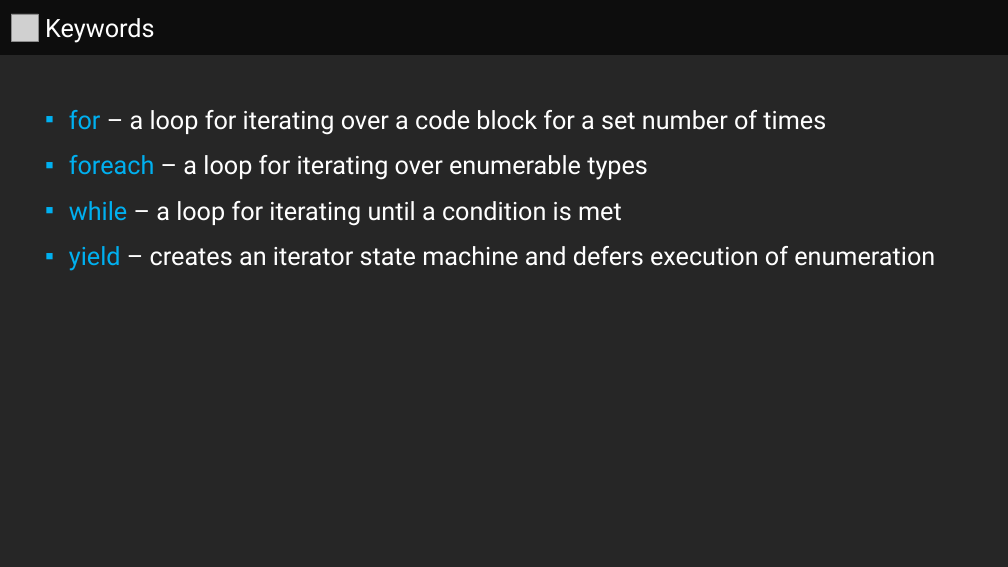
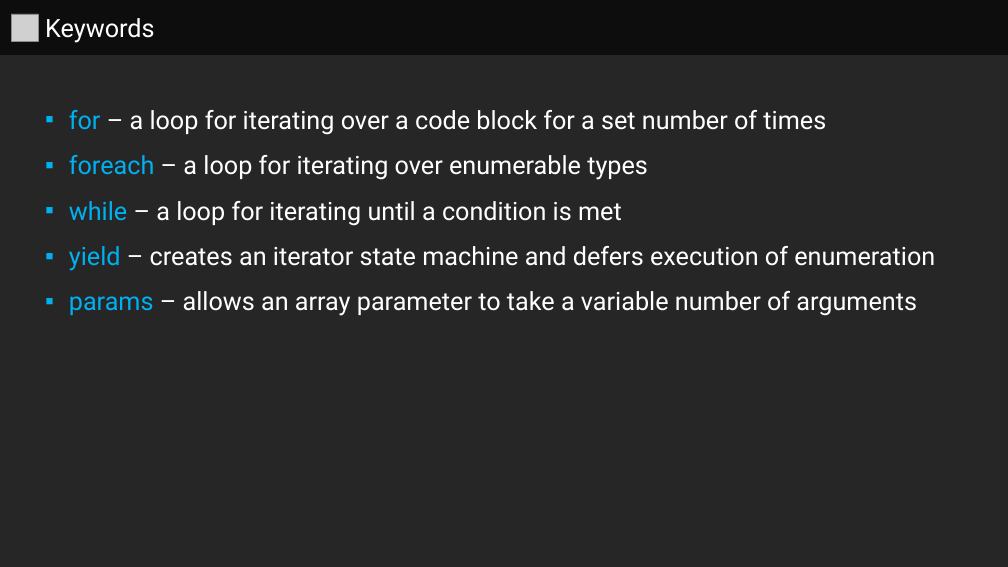
Before and after one commit to series0ne/DotNetFundamentalsWithCSharp, a slide deck: slide 16 of Lesson 5/Lesson 5.pptx (slide 15 before the commit). Drawn at 1008x567 pixels with LibreOffice and Linux fonts; fonts in the diff are those of the drawing; grey boxes stand for pictures. Boxes give left, top, right and bottom in pixels: in the first picture for what was removed or moved away, otherwise in the second. Text is boxed around its words. In the diff, an @@ line names an element or a change of style, - is before the commit and + after.

```diff
--- a/Lesson 5/Lesson 5.pptx
+++ b/Lesson 5/Lesson 5.pptx
@@ text in rectangle at <box>69,291,917,316</box>: paragraph added @@
+  ▪ params – allows an array parameter to take a variable number of arguments
```
Also in this commit, not shown: 1 other slide changed, 1 slide added, 17 other files.
